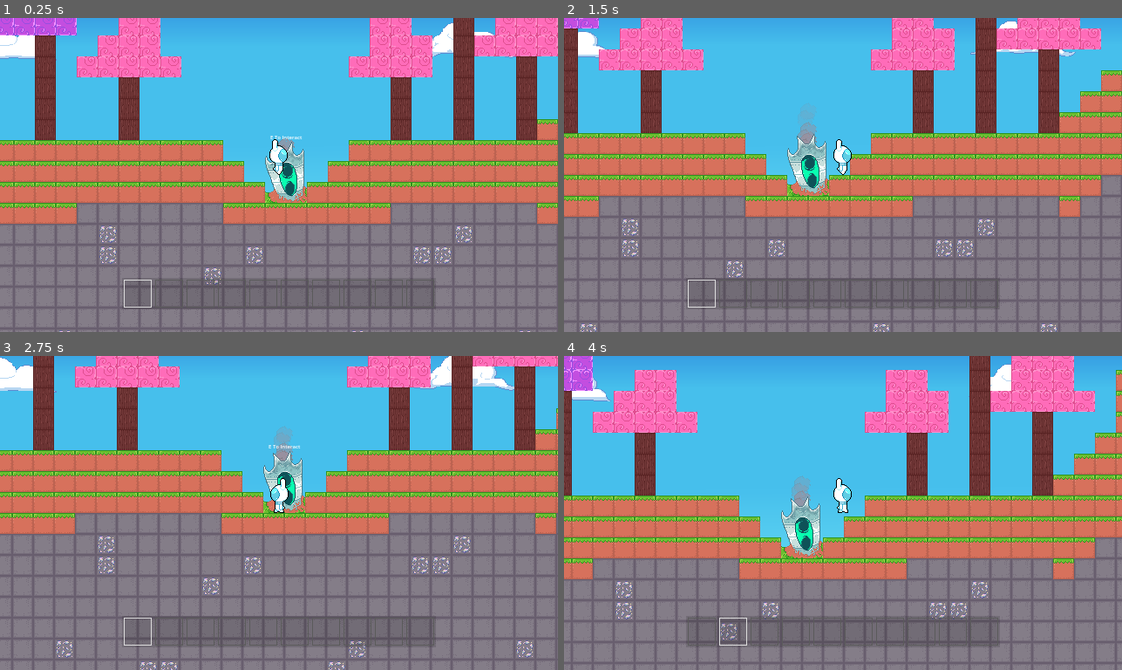
Above: before the commit, frames 1-4 (two rows, left to right).
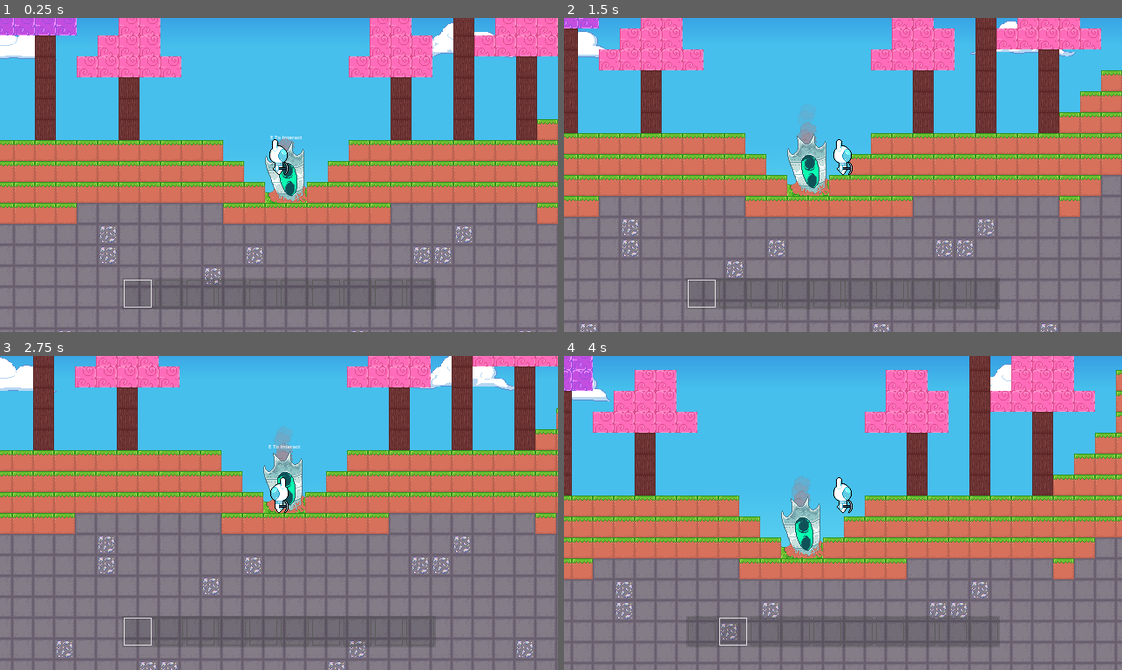
Above: after the commit, the same moments.

Repository: GriffinRio/Game-likeJam10
Game: Godot game, scene res://main.tscn
Same seed, same stepped clock (60 frames per second), same inputs: the game is played once before the commit and once after it.
Inputs (mouse positions are in pixels of both pictures, inside the frame that each line leads up to):
- Up to frame 1 (0.25 s): no input
- Up to frame 2 (1.5 s): move the mouse to (965, 159) at 0.52 s; hold D (Move_Right) from 0.53 s (still down); click (965, 159) at 0.6 s; tap W (Jump) at 0.77 s; move the mouse to (731, 190) at 1.27 s; tap 1 (Direct_Item_Switch) at 1.35 s
- Up to frame 3 (2.75 s): tap W (Jump) at 1.52 s; move the mouse to (334, 443) at 2.02 s; release D (Move_Right) at 2.03 s; hold A (Move_Left) from 2.03 s (still down); hold E (Interact) from 2.03 s (still down)
- Up to frame 4 (4 s): move the mouse to (815, 575) at 2.77 s; release A (Move_Left) at 2.78 s; release E (Interact) at 2.78 s; hold D (Move_Right) from 2.78 s (still down); right-click (815, 575) at 2.85 s; tap W (Jump) at 3.02, 3.77 s; move the mouse to (1010, 560) at 3.52 s; hold Mouse wheel down (Switch_Item_Down) from 3.53 s (still down)

The runs differ from the first frame. In frame 1, less than 0.1% of the frame differs, in the area x 50-52%, y 45-50%; in frame 2, less than 0.1%; in frame 3, 0.1%; in frame 4, 0.1%, in the area x 48-52%, y 38-50%.

Commit message:
Updated mining in theory

Diff:
--- a/gameLikeJam10/Characters/player.tscn
+++ b/gameLikeJam10/Characters/player.tscn
@@ -4,6 +4,7 @@
 [ext_resource type="Script" uid="uid://drsde1w8uxb1y" path="res://Characters/inventory.gd" id="2_eovys"]
 [ext_resource type="Texture2D" uid="uid://dxc7kjcubb3yo" path="res://Assets/Art/Player_Mine.png" id="3_65n15"]
 [ext_resource type="Texture2D" uid="uid://byhcuy2y4a85c" path="res://Assets/Art/Player_Walk.png" id="3_vb825"]
+[ext_resource type="Texture2D" uid="uid://dubsi8j0tqoqm" path="res://Assets/Art/Items/IronPick.png" id="5_l48on"]
 
 [sub_resource type="RectangleShape2D" id="RectangleShape2D_65n15"]
 size = Vector2(17, 39)
@@ -145,6 +146,30 @@
 "update": 0,
 "values": [0, 1, 2, 3]
 }
+tracks/2/type = "value"
+tracks/2/imported = false
+tracks/2/enabled = true
+tracks/2/path = NodePath("Tool:position")
+tracks/2/interp = 1
+tracks/2/loop_wrap = true
+tracks/2/keys = {
+"times": PackedFloat32Array(0, 0.2, 0.4, 0.6),
+"transitions": PackedFloat32Array(1, 1, 1, 1),
+"update": 1,
+"values": [Vector2(9.5, -8.002284), Vector2(9.5, -6.9956856), Vector2(-1.9844689, -26.50512), Vector2(-1.9844689, -25.484337)]
+}
+tracks/3/type = "value"
+tracks/3/imported = false
+tracks/3/enabled = true
+tracks/3/path = NodePath("Tool:rotation")
+tracks/3/interp = 1
+tracks/3/loop_wrap = true
+tracks/3/keys = {
+"times": PackedFloat32Array(0, 0.2, 0.4, 0.6),
+"transitions": PackedFloat32Array(1, 1, 1, 1),
+"update": 1,
+"values": [1.5707964, 1.5707964, 0.0, 0.0]
+}
 
 [sub_resource type="Animation" id="Animation_4m0gv"]
 length = 0.8
@@ -175,11 +200,39 @@
 "values": [0, 1, 2, 3]
 }
 
+[sub_resource type="Animation" id="Animation_p728j"]
+length = 0.001
+tracks/0/type = "value"
+tracks/0/imported = false
+tracks/0/enabled = true
+tracks/0/path = NodePath("Tool:position")
+tracks/0/interp = 1
+tracks/0/loop_wrap = true
+tracks/0/keys = {
+"times": PackedFloat32Array(0),
+"transitions": PackedFloat32Array(1),
+"update": 0,
+"values": [Vector2(9.500059, -7.0018425)]
+}
+tracks/1/type = "value"
+tracks/1/imported = false
+tracks/1/enabled = true
+tracks/1/path = NodePath("Tool:rotation")
+tracks/1/interp = 1
+tracks/1/loop_wrap = true
+tracks/1/keys = {
+"times": PackedFloat32Array(0),
+"transitions": PackedFloat32Array(1),
+"update": 0,
+"values": [1.5707964]
+}
+
 [sub_resource type="AnimationLibrary" id="AnimationLibrary_p728j"]
 _data = {
 &"Player_Idle": SubResource("Animation_65n15"),
 &"Player_Mine": SubResource("Animation_l48on"),
-&"Player_Walk": SubResource("Animation_4m0gv")
+&"Player_Walk": SubResource("Animation_4m0gv"),
+&"RESET": SubResource("Animation_p728j")
 }
 
 [sub_resource type="AnimationNodeAnimation" id="AnimationNodeAnimation_5slg2"]
@@ -222,6 +275,10 @@
 states/Player_Mine/position = Vector2(649, 100)
 transitions = ["Start", "Move", SubResource("AnimationNodeStateMachineTransition_642pg"), "Move", "Player_Mine", SubResource("AnimationNodeStateMachineTransition_l48on"), "Player_Mine", "Move", SubResource("AnimationNodeStateMachineTransition_4m0gv")]
 
+[sub_resource type="AtlasTexture" id="AtlasTexture_cbmiu"]
+atlas = ExtResource("5_l48on")
+region = Rect2(0, 0, 32, 19)
+
 [node name="Player" type="CharacterBody2D" unique_id=345442620]
 z_index = 1
 collision_mask = 2
@@ -250,14 +307,21 @@
 [node name="AnimatedSprite2D" type="AnimatedSprite2D" parent="." unique_id=305023575]
 position = Vector2(0, -24)
 sprite_frames = SubResource("SpriteFrames_65n15")
-animation = &"Player_Idle"
+animation = &"Player_Mine"
 autoplay = "Player_Walk"
+frame = 2
 
 [node name="AnimationPlayer" type="AnimationPlayer" parent="." unique_id=1364681831]
 libraries/ = SubResource("AnimationLibrary_p728j")
 
 [node name="AnimationTree" type="AnimationTree" parent="." unique_id=1126929104]
+process_mode = 4
 tree_root = SubResource("AnimationNodeStateMachine_q6x5r")
 advance_expression_base_node = NodePath("..")
 anim_player = NodePath("../AnimationPlayer")
 parameters/Move/blend_position = 0.0
+
+[node name="Tool" type="Sprite2D" parent="." unique_id=232939968]
+position = Vector2(9.500059, -7.0018425)
+rotation = 1.5707964
+texture = SubResource("AtlasTexture_cbmiu")
